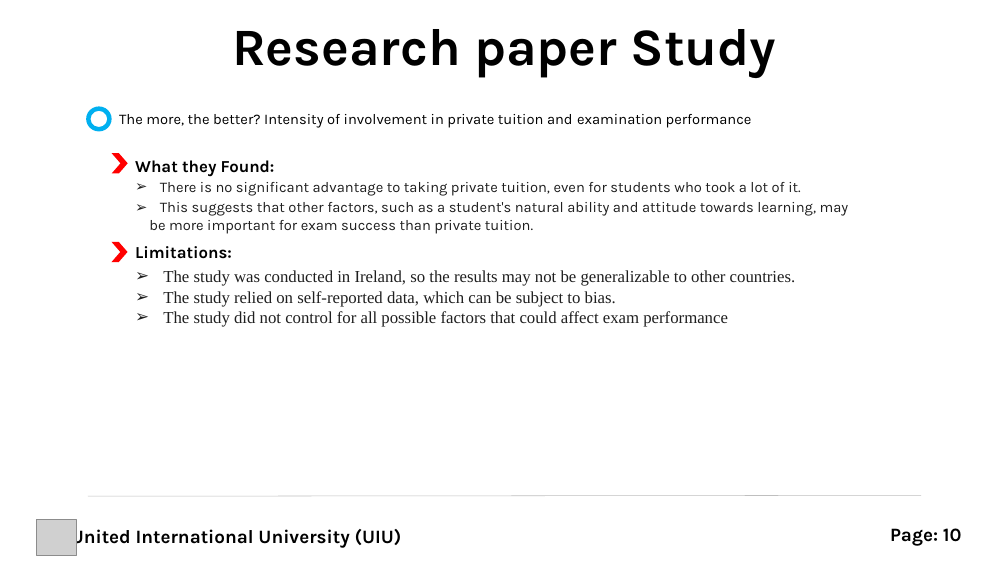
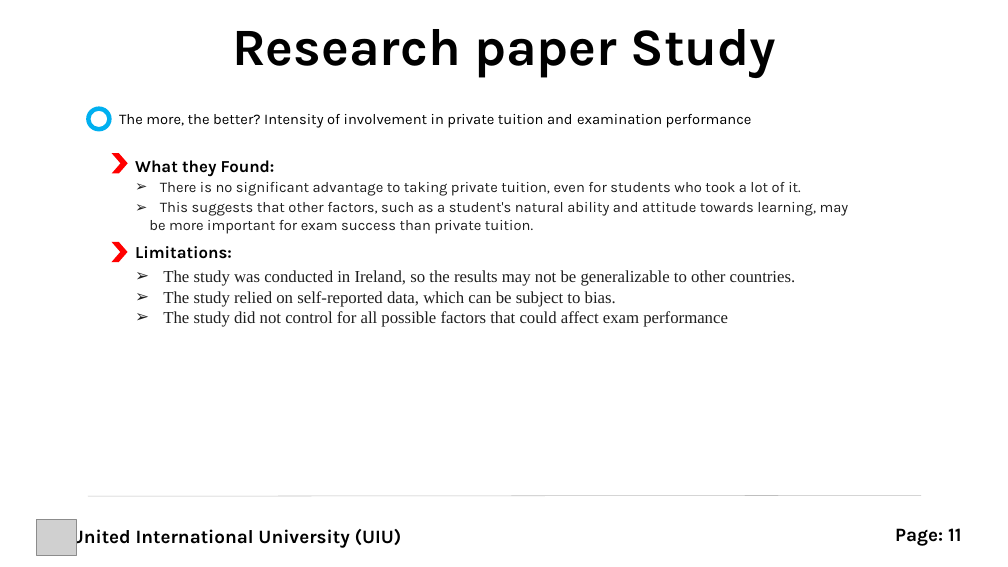
Before and after one commit to rayhanalshorif133/MSCSE-UIU, a slide deck: slide 12 of CSE-6159-SSA/ProTutorBD.pptx. Drawn at 1008x567 pixels with LibreOffice and Linux fonts; fonts in the diff are those of the drawing; grey boxes stand for pictures. Boxes give left, top, right and bottom in pixels: in the first picture for what was removed or moved away, otherwise in the second. Text is boxed around its words. In the diff, an @@ line names an element or a change of style, - is before the commit and + after.

```diff
--- a/CSE-6159-SSA/ProTutorBD.pptx
+++ b/CSE-6159-SSA/ProTutorBD.pptx
@@ text at (895,528,961,546): text changed @@
-Page: 10
+Page: 11
```
Also in this commit, not shown: 2 other slides changed, 1 slide added, 2 other files.
